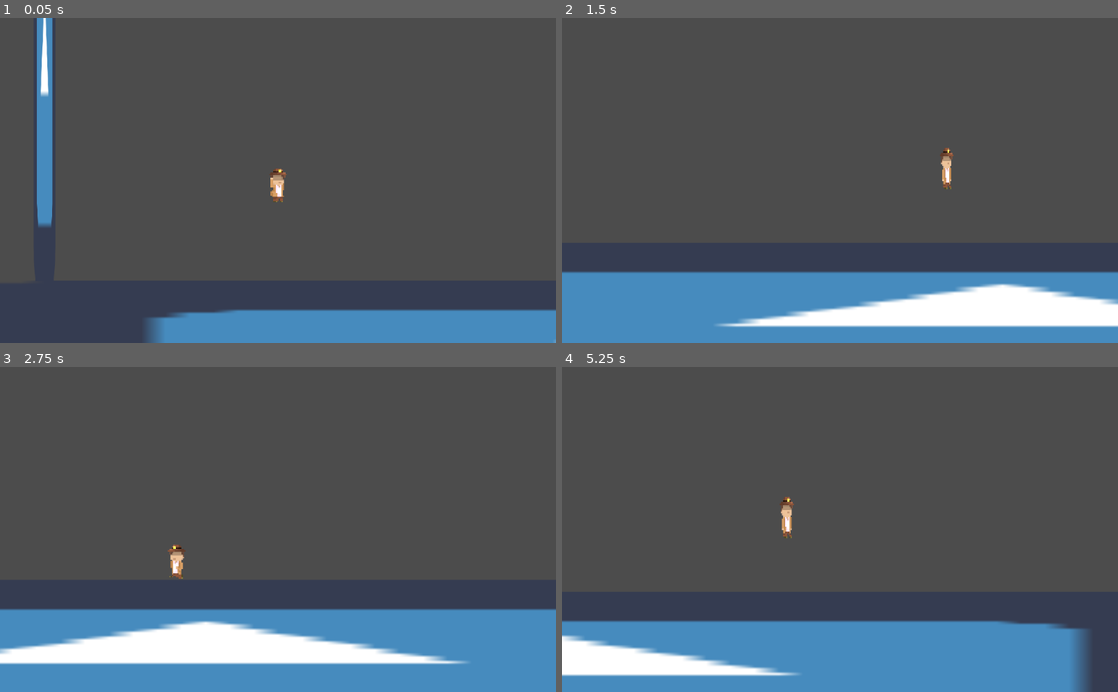
Above: before the commit, frames 1-4 (two rows, left to right).
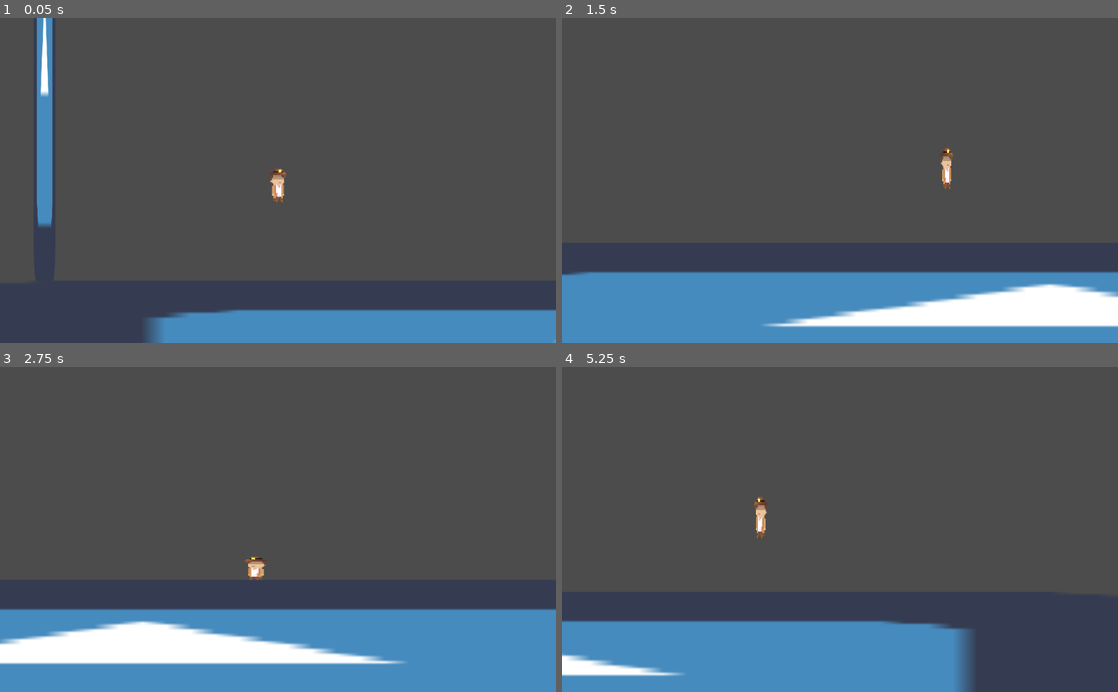
Above: after the commit, the same moments.

Repository: Spiderpat12/OmarDev1
Game: Godot game, scene res://Game.tscn
Same seed, same stepped clock (60 frames per second), same inputs: the game is played once before the commit and once after it. The project has no main scene, so this scene is started directly. The engine's default icon, where the game draws it, is replaced by a stand-in: a white triangle on a blue panel in a dark square.
Inputs:
- Up to frame 1 (0.05 s): no input
- Up to frame 2 (1.5 s): hold Right (ui_right) from 0.53 s (still down); tap Up (ui_up) at 0.6, 0.77, 1.07, 1.35 s
- Up to frame 3 (2.75 s): tap Up (ui_up) at 1.52, 1.82, 2.1 s; release Right (ui_right) at 2.03 s; hold Left (ui_left) from 2.03 s (still down)
- Up to frame 4 (5.25 s): release Left (ui_left) at 2.78 s; hold Right (ui_right) 2.78-4.28 s; tap Up (ui_up) at 2.85, 3.02, 3.32, 3.6, 3.77, 4.07, 4.35, 4.52, 4.82, 5.1 s; hold Left (ui_left) 4.28-5.03 s; hold Right (ui_right) from 5.03 s (still down)

The runs differ from the first frame. In frame 1, less than 0.1% of the frame differs, in the area x 48-52%, y 49-56%; in frame 2, 2.3%; in frame 3, 3.6%; in frame 4, 7.9%, in the area x 0-95%, y 39-100%.

Commit message:
as

Diff:
--- a/project_whith_rayan/Sene/Player.tscn
+++ b/project_whith_rayan/Sene/Player.tscn
@@ -35,18 +35,6 @@
 "transitions": PoolRealArray( 1 ),
 "update": 0,
 "values": [ Rect2( 10, 4, 13, 25 ) ]
-}
-tracks/1/type = "value"
-tracks/1/path = NodePath("Squish/Sprite:offset")
-tracks/1/interp = 1
-tracks/1/loop_wrap = true
-tracks/1/imported = false
-tracks/1/enabled = true
-tracks/1/keys = {
-"times": PoolRealArray( 0 ),
-"transitions": PoolRealArray( 1 ),
-"update": 0,
-"values": [ Vector2( 0, 0.512 ) ]
 }
 
 [sub_resource type="Animation" id=6]
@@ -129,18 +117,6 @@
 "transitions": PoolRealArray( 1 ),
 "update": 1,
 "values": [ Rect2( 841, 5, 13, 24 ) ]
-}
-tracks/1/type = "value"
-tracks/1/path = NodePath("Squish/Sprite:offset")
-tracks/1/interp = 1
-tracks/1/loop_wrap = true
-tracks/1/imported = false
-tracks/1/enabled = true
-tracks/1/keys = {
-"times": PoolRealArray( 0 ),
-"transitions": PoolRealArray( 1 ),
-"update": 1,
-"values": [ Vector2( 0, 0.5 ) ]
 }
 
 [sub_resource type="AnimationNodeAnimation" id=8]
@@ -222,7 +198,7 @@
 [node name="Sprite" type="Sprite" parent="Squish"]
 position = Vector2( -1, -12 )
 texture = ExtResource( 2 )
-offset = Vector2( 0, 0.512 )
+offset = Vector2( 0, 0.5 )
 region_enabled = true
 region_rect = Rect2( 10, 4, 13, 25 )
 
@@ -252,7 +228,6 @@
 [node name="AnimationTree" type="AnimationTree" parent="."]
 tree_root = SubResource( 29 )
 anim_player = NodePath("../AnimationPlayer")
-active = true
 parameters/playback = SubResource( 30 )
 
 [node name="Timers_for_wall_jump" type="Node2D" parent="."]
--- a/project_whith_rayan/scripts/Player.gd
+++ b/project_whith_rayan/scripts/Player.gd
@@ -4,7 +4,7 @@
 export var speed : float = 300
 export var jump : float = 200
 export var gravity : float = 15
-export var acc : float = 50
+export var acc : float = 15
 
 export var jump_height: float
 export var jump_time_to_peak : float
@@ -45,7 +45,7 @@
 	if (x):
 		motion.x = move_toward(motion.x,x * speed,acc)
 	else:
-		motion.x = lerp(motion.x, 0, 8 * delta)
+		motion.x = lerp(motion.x, 0, 9 * delta)
 
 func flip() -> void:
 	if motion.x < 0:
@@ -61,13 +61,12 @@
 		motion.y += gravity
 	else:
 		if motion.y > gravity:
-			pass
+			LandSquish()
 		motion.y = gravity
 	if can_jump == true:
 		if is_on_floor() && Input.is_action_just_pressed("ui_up"):
 			motion.y = jump_velocity
 			JumpSquish()
-			print("aaa")
 
 func doubleJump() -> void:
 	if jump_count < max_jump && can_jump == false:
